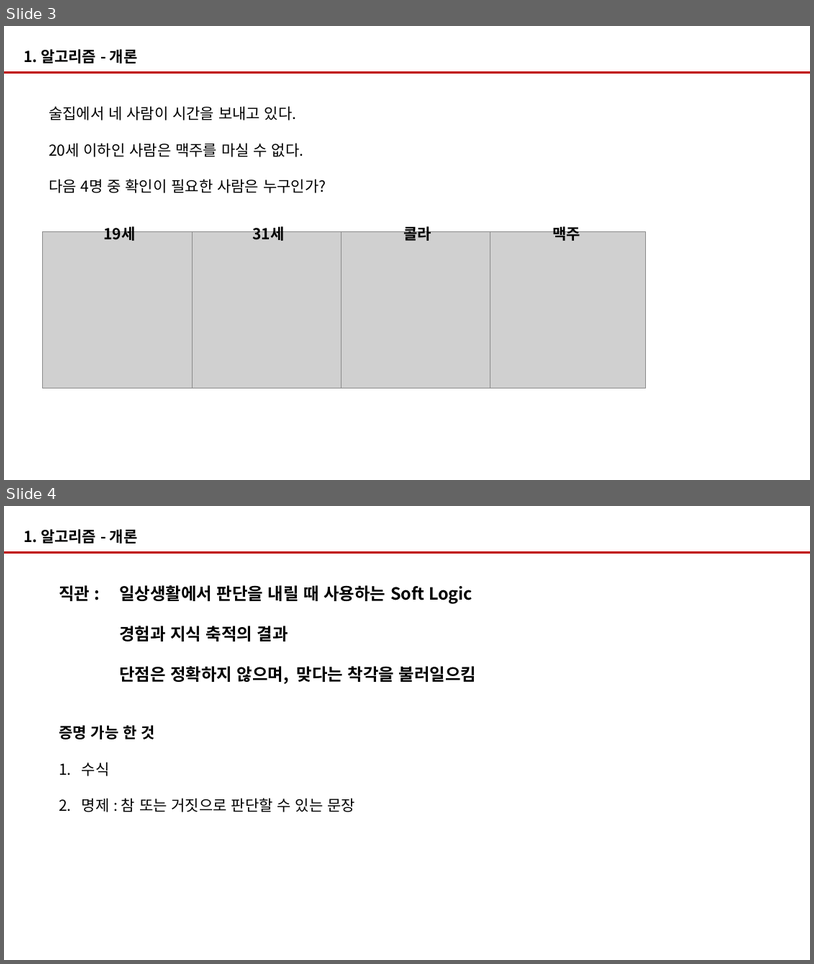
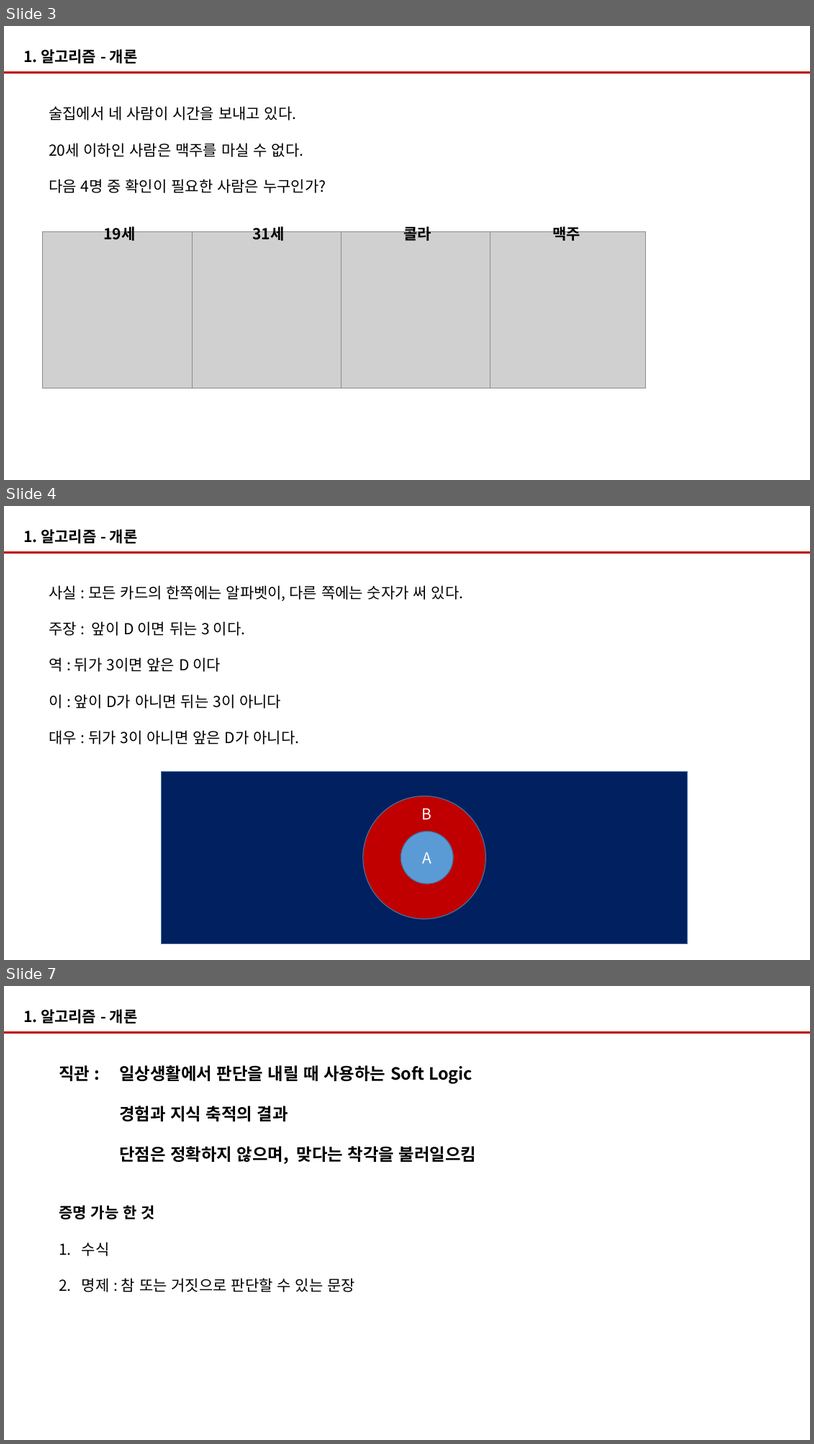
Before and after one commit to lectureazi/algorithm, a slide deck: 알고리즘수업자료.pptx. Shown one above the other, each under a label of ours: slides 3 and 4 before the commit, slides 3, 4 and 7 after it; the slides between them are not shown. The pictures are 814x964 and 814x1444 pixels, drawn with LibreOffice and Linux fonts; fonts in the diff are those of the drawing; grey boxes stand for pictures. Boxes give left, top, right and bottom in pixels: in the first picture for what was removed or moved away, otherwise in the second. Text is boxed around its words. In the diff, an @@ line names an element or a change of style, - is before the commit and + after.

```diff
--- a/알고리즘수업자료.pptx
+++ b/알고리즘수업자료.pptx
@@ slide 4 added at [4,506,810,960], background #FFFFFF @@
@@ text added at [23,529,138,543], 18 pt, text #000000, bold @@
+1. 알고리즘 - 개론
@@ line added from (4, 553) to (810, 553), #C00000 3 pt @@
@@ text added at [49,585,463,744], 18 pt, text #000000 @@
+사실 : 모든 카드의 한쪽에는 알파벳이, 다른 쪽에는 숫자가 써 있다.
+주장 : 앞이 D 이면 뒤는 3 이다.
+역 : 뒤가 3이면 앞은 D 이다
+이 : 앞이 D가 아니면 뒤는 3이 아니다
+대우 : 뒤가 3이 아니면 앞은 D가 아니다.
@@ rectangle added at [161,771,688,943], fill #002060, outline #43739E 1 pt @@
@@ ellipse added at [363,795,486,919], fill #C00000, outline #43739E 1 pt @@
@@ text added at [422,808,432,819], 18 pt, text #FFFFFF @@
+B
@@ ellipse added at [401,831,453,883], fill #5B9BD5, outline #43739E 1 pt, 18 pt, text #FFFFFF @@
+A
@@ what was slide 4 is now slide 7 @@
```
Also in this commit, not shown: 5 slides changed, 2 other slides added, 1 slide removed, 27 other files.
